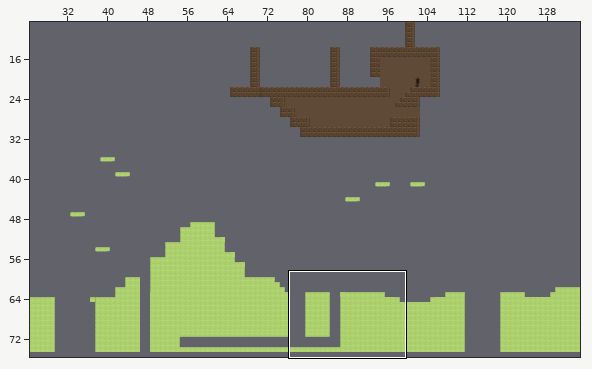
An edit to a level. Tiled map (JSON), assets/Level/level_02.json. Above, an overview of the earlier version with the close-up marked.
Close-up. The starting point:
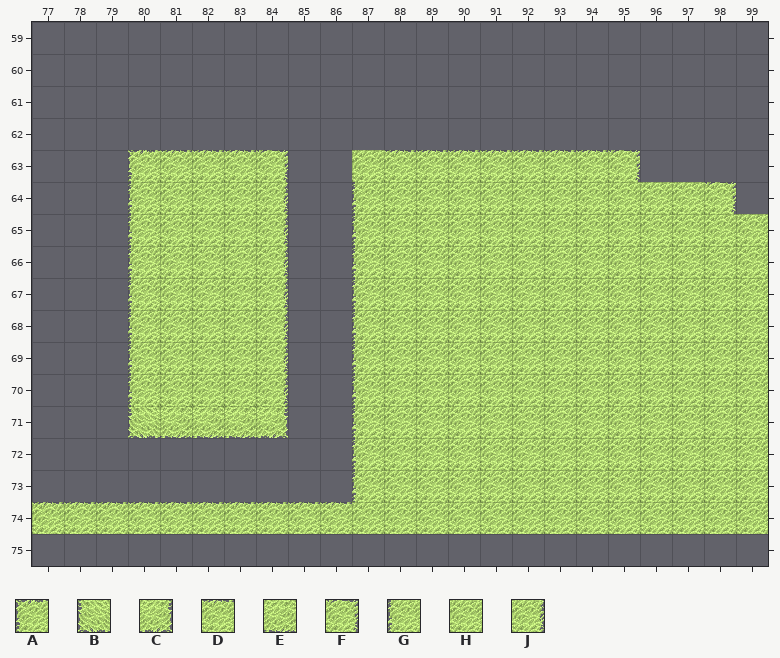
Cells are 32x32 px. Shown: x 77..99, y 59..75. The commit also changed other parts of the map, which this record leaves out.
Key: from "tile-sheet": A 0, B 0 flipped up-down, C 0 turned 180, D 1, E 1 turned 180, F 2, G 16, H 17, J 18.
_ is an empty cell.
Objects are placed by their top-left corner, in cells (3,4 is the top-left corner of cell 3,4); size is 1x1 cell unless given.
Layers that did not change in this view are not listed.
Layer "Platform Layer" before, first column x 77:
59 _______________________
60 _______________________
61 _______________________
62 _______________________
63 ___ADDDF__HDDDDDDDF____
64 ___GHHHJ__GHHHHHHHHHHF_
65 ___GHHHJ__GHHHHHHHHHHHH
66 ___GHHHJ__GHHHHHHHHHHHH
67 ___GHHHJ__GHHHHHHHHHHHH
68 ___GHHHJ__GHHHHHHHHHHHH
69 ___GHHHJ__GHHHHHHHHHHHH
70 ___GHHHJ__GHHHHHHHHHHHH
71 ___BEEEC__GHHHHHHHHHHHH
72 __________GHHHHHHHHHHHH
73 __________GHHHHHHHHHHHH
74 DDDDDDDDDDHHHHHHHHHHHHH
75 _______________________
The result:
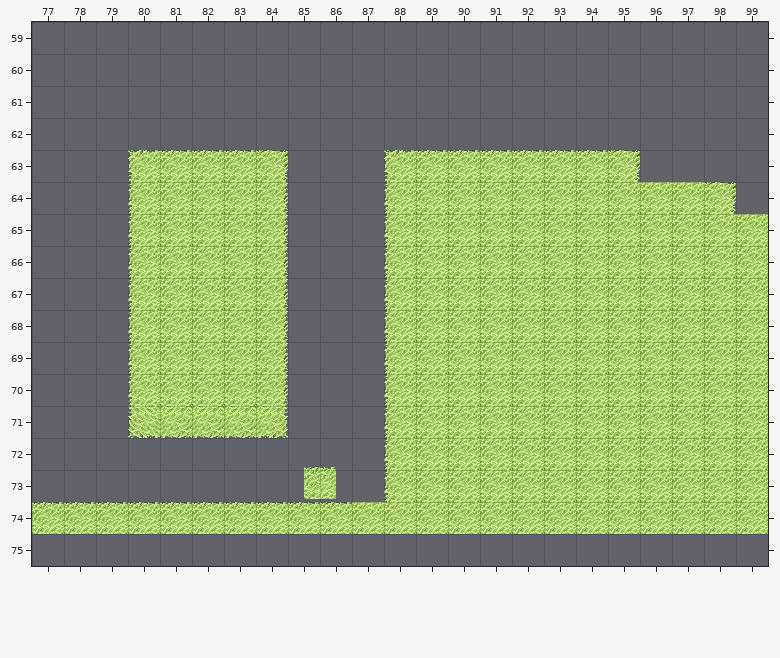
Difference:
Changed rows in their new state; . is an unchanged cell.
Layer "Platform Layer":
first column x 87:
63 _A
64 _G
65 _G
66 _G
67 _G
68 _G
69 _G
70 _G
71 _G
72 _G
73 _G
Layer "Object Layer":
added: D "Bubble" at 85.5,72.9
Changed places in both close-ups, as pixel boxes (x1, y1, x2, y2):
changed: (352, 150, 416, 502)
added: (304, 467, 336, 499)
